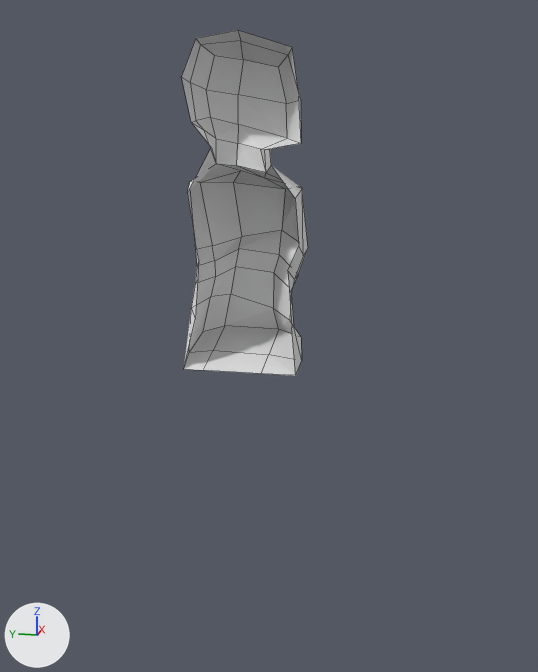
Before and after pictures for a commit that changed the Blender file boneco.blend.
Camera for both pictures: a 50 mm lens placed at (-8.32, -2.18, 1.41), pointed at (1.29, -0.26, -1.0). The lights are fixed; the arrows at lower left show +X, +Y and +Z. Mesh edges are drawn as thin lines.

The older version as bpy lines, for what is in view:
```python
me_cube = bpy.data.meshes.new('Cube')
me_cube.from_pydata(...)  # 88 vertices, 78 faces; spans x -0.01..1.31, y -0.87..0.54, z -1.14..2.68
me_cube.materials.append(mat_material)  # white #e7e7e7
ob_cube = bpy.data.objects.new('Cube', me_cube)
ob_cube.location = (0.0, 0.0, 0.0)
```
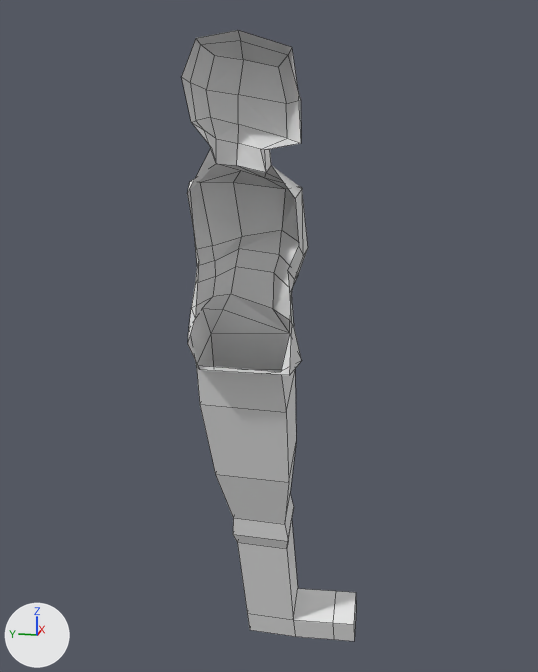
Location of each change, [x1, y1, x2, y2] in pixels of the pictures (538 x 672 px):
'Cube', reshaped (38% wider, 76% taller)
    before: [182, 30, 308, 376]
    after: [182, 30, 356, 641]
part 1 of me_cube, built on
    before: [184, 267, 302, 376]
    after: [188, 267, 356, 641]

The change, as a list of edits to the scene's bpy script:
```text
Change me_cube:
    used by ob_cube; location = (0.0, 0.0, 0.0)
    remove me_cube.from_pydata(...)  # 88 vertices, 78 faces; spans x -0.01..1.31, y -0.87..0.54, z -1.14..2.68
    add me_cube.from_pydata(...)  # 124 vertices, 116 faces; spans x -0.01..2.37, y -1.49..0.54, z -5.94..2.68
    me_cube part 1
    2 vertices are removed from x 0.96..1.14, y -0.75..-0.42, z -0.91..-0.86
    6 faces are deleted
    11 vertices move from x 0.0..1.05, y -0.84..0.54, z -1.14..-0.4 to x 0.0..1.04, y -0.77..0.54, z -1.17..-0.4
    38 vertices are added at x 0.38..2.37, y -1.49..0.52, z -5.94..-0.89
    44 new faces join them
```
